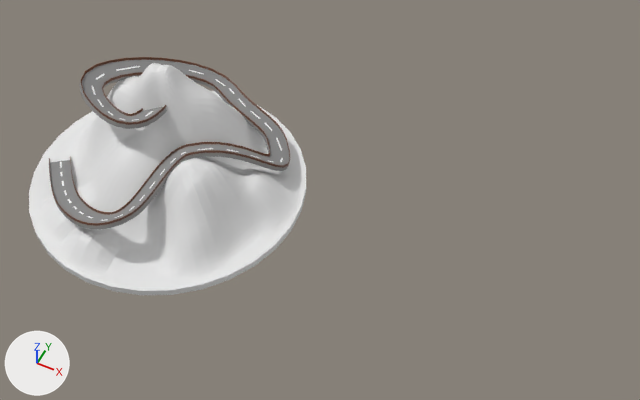
A saved change to the Blender file Assets/Scenes/EyeForcz/Models/car-table/src/car-table.blend.
Camera for both pictures: a camera (50 mm lens) standing at (29.3, -34.3, 46.9) and looking at (12.0, 0.2, 3.9). Lighting does not change. The marker at lower left points along +X, +Y and +Z.

Before the edit, the objects in view are built like this:
```python
me_beziercurve_004 = bpy.data.meshes.new('BezierCurve.004')
me_beziercurve_004.from_pydata(...)  # 4568 vertices, 4516 faces; spans x -0.4..16.3, y -3.9..13.0, z -1.0..6.4
# faces by material slot: [3961, 41, 514]
me_beziercurve_004.materials.append(mat_road_001)  # grey #8e8e8e
me_beziercurve_004.materials.append(mat_roadline)  # white #ffffff
me_beziercurve_004.materials.append(mat_roadguard)  # brown #633515
me_cylinder_005 = bpy.data.meshes.new('Cylinder.005')
me_cylinder_005.from_pydata(...)  # 3776 vertices, 3714 faces; spans x -9.9..9.9, y -9.9..9.9, z -0.2..8.6
ob_hill = bpy.data.objects.new('Hill', me_cylinder_005)
ob_hill.location = (0.0, 0.0, 0.0)
ob_road = bpy.data.objects.new('road', me_beziercurve_004)
ob_road.location = (-8.6, -4.06, 0.89)
```
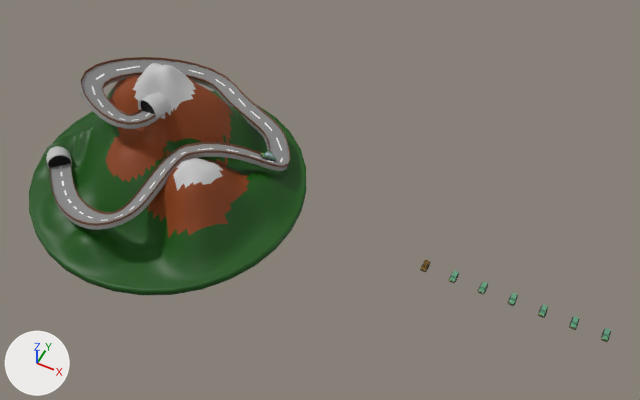
Where the change shows, as pixel boxes [x1, y1, x2, y2] in the pictures (640 x 400 px; the box of a moved part takes in the faces that stretch with it):
'Hill', reshaped, recoloured: [29, 63, 306, 295] in both
'tunnelUp', added: after [138, 92, 170, 118]
'tunnelDown', added: after [46, 146, 72, 169]
'car', added: after [261, 151, 276, 160]
'car.007', added: after [602, 328, 611, 341]
'car.005', added: after [539, 304, 548, 316]
'car.006', added: after [570, 316, 579, 328]
'car.004', added: after [509, 293, 518, 305]
'car.002', added: after [449, 271, 459, 282]
'car.003', added: after [479, 282, 488, 293]
'car.001', added: after [421, 260, 430, 271]
part 1 of me_cylinder_005, moved or reshaped: [37, 119, 96, 173] in both
part 2 of me_cylinder_005, recoloured (white to green): [29, 83, 306, 295] in both
part 3 of me_cylinder_005, recoloured (grey to brown): [106, 76, 250, 239] in both
part 4 of me_cylinder_005, recoloured (white to grey): [133, 63, 223, 191] in both

Edits to the bpy script that builds the scene:
```text
Add mat_hillwhite:
    mat_hillwhite = principled_material('hillWhite')
    mat_hillwhite.base_color = (0.589, 0.589, 0.589)  # light grey #cacaca
    mat_hillwhite.roughness = 0.755
Add mat_hillgreen:
    mat_hillgreen = principled_material('hillGreen')
    mat_hillgreen.base_color = (0.00409, 0.0835, 0.0)  # dark green #0d5200
Add mat_hillbrown:
    mat_hillbrown = principled_material('hillBrown')
    mat_hillbrown.base_color = (0.246, 0.0454, 0.00178)  # brown #883c06
    mat_hillbrown.roughness = 0.653
Change me_cylinder_005:
    where me_cylinder_005.from_pydata(...)  # 3776 vertices, 3714 faces; spans x -9.9..9.9, y -9.9..9.9, z -0.2..8.6
    me_cylinder_005 part 1: 77 of 3776 vertices moved; they spanned x -9.5..-6.6, y -2.8..1.8, z 0.2..1.6 and now span x -9.5..-6.6, y -3.1..1.8, z 0.3..2.0; mean shift (0.0, 0.0, 0.6); largest move (-8.7, -1.7, 0.2) -> (-8.7, -2.0, 1.6)
    me_cylinder_005 part 2: 2016 of the faces centred in x -9.9..9.9, y -9.9..9.9, z -0.2..4.8 switch from no material to mat_hillgreen (dark green #0d5200)
    me_cylinder_005 part 3: 1353 of the faces centred in x -5.6..6.6, y -5.1..5.3, z 1.9..7.1 switch from no material to mat_hillbrown (brown #883c06)
    me_cylinder_005 part 4: 345 of the faces centred in x -2.9..5.3, y -3.2..3.9, z 4.0..8.6 switch from no material to mat_hillwhite (light grey #cacaca)
Add ob_car_007:
    ob_car_007 = bpy.data.objects.new('car.007', me_cube_049)  # 174 vertices, 164 faces; spans x -0.163..0.163, y -0.421..0.419, z -0.052..0.219; in mat_carmain (green #7fbf9a), mat_carlightyel (yellow #fffb00), mat_carlightred (red #ff4850), mat_carplateframe (dark grey #686868)
    ob_car_007.location = (31.48, 0.8, 0.51)
Add ob_car_006:
    ob_car_006 = bpy.data.objects.new('car.006', me_cube_049.copy())
    ob_car_006.location = (29.48, 0.8, 0.51)
Add ob_car_005:
    ob_car_005 = bpy.data.objects.new('car.005', me_cube_049.copy())
    ob_car_005.location = (27.48, 0.8, 0.51)
Add ob_car_004:
    ob_car_004 = bpy.data.objects.new('car.004', me_cube_049.copy())
    ob_car_004.location = (25.48, 0.8, 0.51)
Add ob_car_003:
    ob_car_003 = bpy.data.objects.new('car.003', me_cube_049.copy())
    ob_car_003.location = (23.48, 0.8, 0.51)
Add ob_car_002:
    ob_car_002 = bpy.data.objects.new('car.002', me_cube_049.copy())
    ob_car_002.location = (21.48, 0.8, 0.51)
Add ob_car_001:
    ob_car_001 = bpy.data.objects.new('car.001', me_cube_031)  # 174 vertices, 161 faces; spans x -0.163..0.163, y -0.421..0.419, z -0.052..0.219; in mat_car2 (brown #684900), mat_carlightyel (yellow #fffb00), mat_carlightred (red #ff4850), mat_carplateframe (dark grey #686868)
    ob_car_001.location = (19.48, 0.8, 0.51)
Add ob_car:
    ob_car = bpy.data.objects.new('car', me_cube_004)  # 238 vertices, 228 faces; spans x -0.163..0.163, y -0.421..0.419, z -0.052..0.219; in mat_carmain (green #7fbf9a), mat_carlightyel (yellow #fffb00), mat_carlightred (red #ff4850), mat_carplateframe (dark grey #686868), mat_carglass (blue #d5e4ff)
    ob_car.location = (6.43, 3.34, 2.47)
    ob_car.rotation_euler = (-0.669, -0.167, -0.585)  # degrees (-38, -9.6, -34)
    ob_car.scale = (1.29, 1.29, 1.29)
Add ob_tunnelup:
    ob_tunnelup = bpy.data.objects.new('tunnelUp', me_cylinder_002)  # 84 vertices, 65 faces; spans x -1.0..1.0, y -0.56..1.0, z -2.38..1.0; in mat_tunnelblock (light grey #c1c1c1), mat_tunnelblack (black #000000)
    ob_tunnelup.location = (-0.78, 0.58, 6.39)
    ob_tunnelup.rotation_euler = (1.491, 0.0, -0.199)  # degrees (85, 0, -11)
    ob_tunnelup.scale = (0.867, 0.867, 0.523)
Add ob_tunneldown:
    ob_tunneldown = bpy.data.objects.new('tunnelDown', me_cylinder_001)  # 128 vertices, 98 faces; spans x -1.0..1.0, y -1.0..1.0, z -1.0..1.0; in mat_tunnelblock (light grey #c1c1c1), mat_tunnelblack (black #000000)
    ob_tunneldown.location = (-7.98, -2.25, 0.67)
    ob_tunneldown.rotation_euler = (1.491, 0.0, 0.784)  # degrees (85, 0, 45)
    ob_tunneldown.scale = (0.867, 0.867, 0.523)
```
